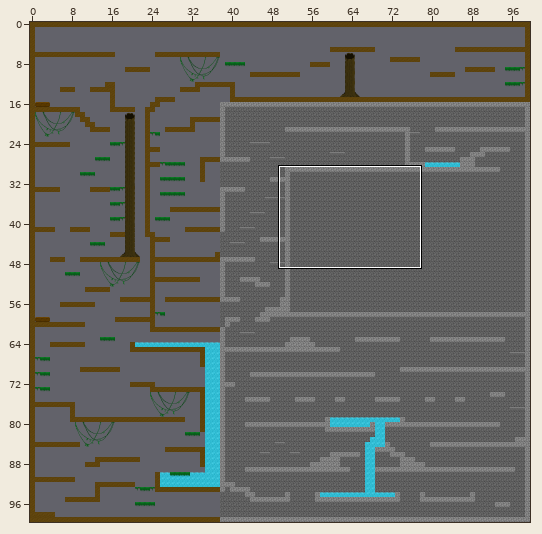
Tiled map: assets/tiled/maps/finallevel.tmx. The picture above shows the old version from afar; the outline marks the close-up.
Close-up. Before:
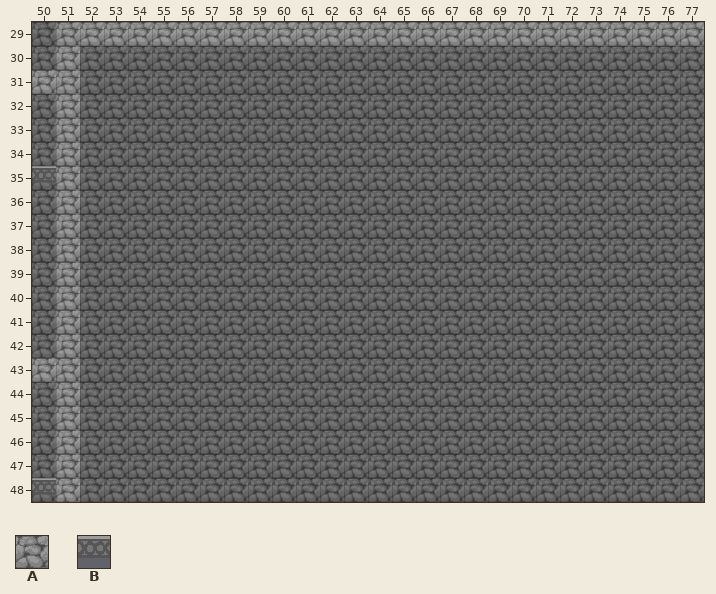
Cells are 32x32 px. Shown: x 50..77, y 29..48. The commit also changed other parts of the map, which this record leaves out.
Key: from "dungeon_tiles": A 1; from "oneblock": B 32.
_ is an empty cell.
Layers that did not change in this view are not listed.
Layer "solids" before, first column x 50:
29 _AAAAAAAAAAAAAAAAAAAAAAAAAAA
30 _A__________________________
31 AA__________________________
32 _A__________________________
33 _A__________________________
34 _A__________________________
35 BA__________________________
36 _A__________________________
37 _A__________________________
38 _A__________________________
39 _A__________________________
40 _A__________________________
41 _A__________________________
42 _A__________________________
43 AA__________________________
44 _A__________________________
45 _A__________________________
46 _A__________________________
47 _A__________________________
48 BA__________________________
The same view after the edit:
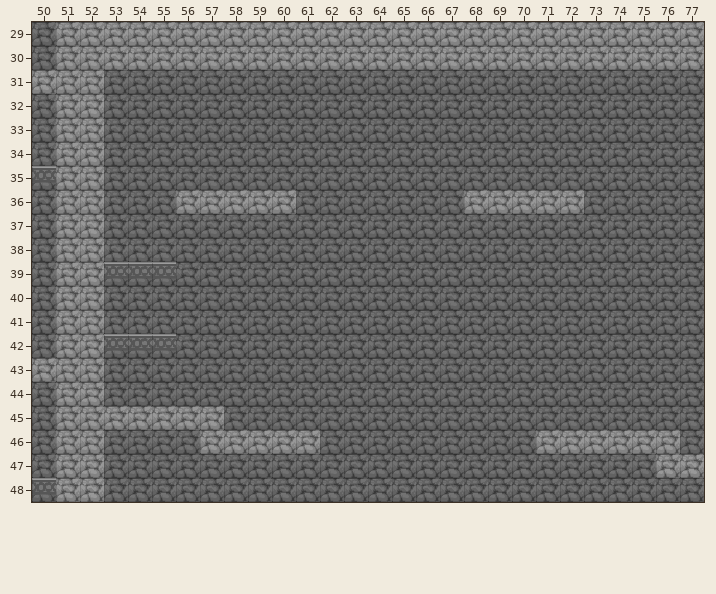
The exact change:
Changed rows in their new state; . is an unchanged cell.
Layer "solids":
first column x 52:
30 AAAAAAAAAAAAAAAAAAAAAAAAAA
31 A.........................
32 A.........................
33 A.........................
34 A.........................
35 A.........................
36 A...AAAAA.......AAAAA.....
37 A.........................
38 A.........................
39 ABBB......................
40 A.........................
41 A.........................
42 ABBB......................
43 A.........................
44 A.........................
45 AAAAAA....................
46 A....AAAAA.........AAAAAA.
47 A.......................AA
48 A.........................
Where, in picture pixels (left, top, right, bottom), the same in both close-ups:
added: (80, 46, 704, 502)
